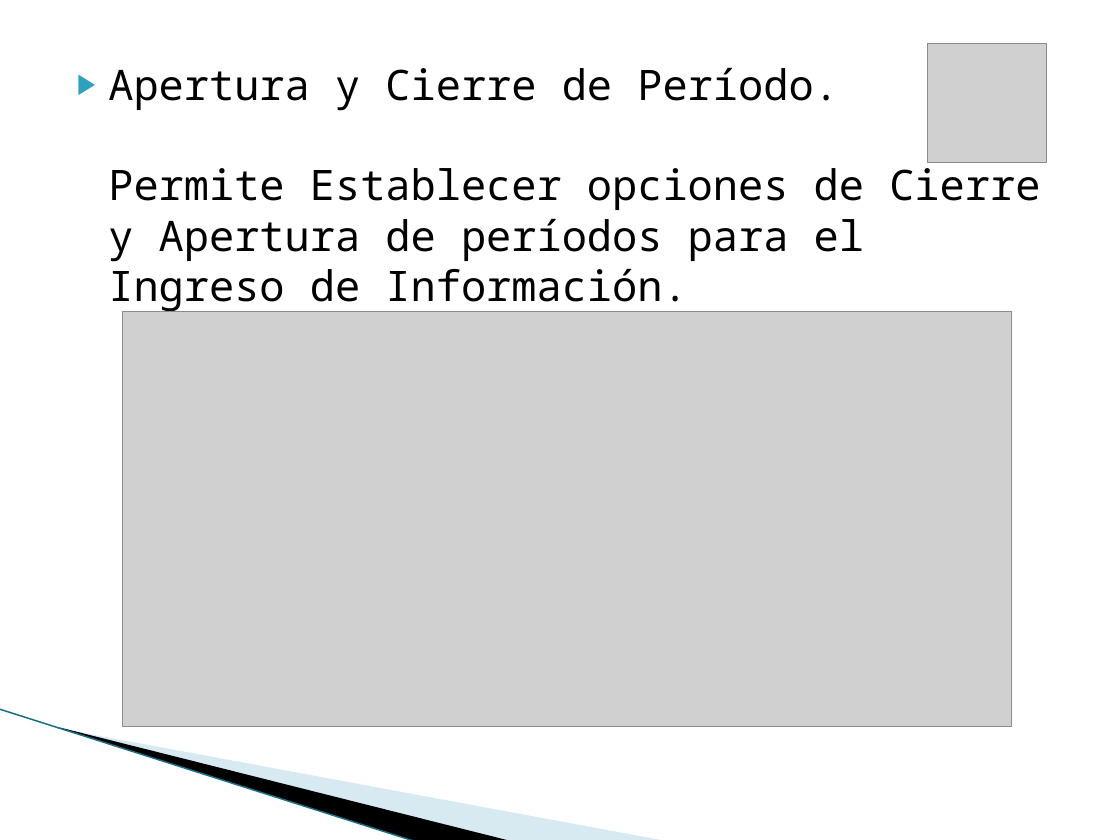
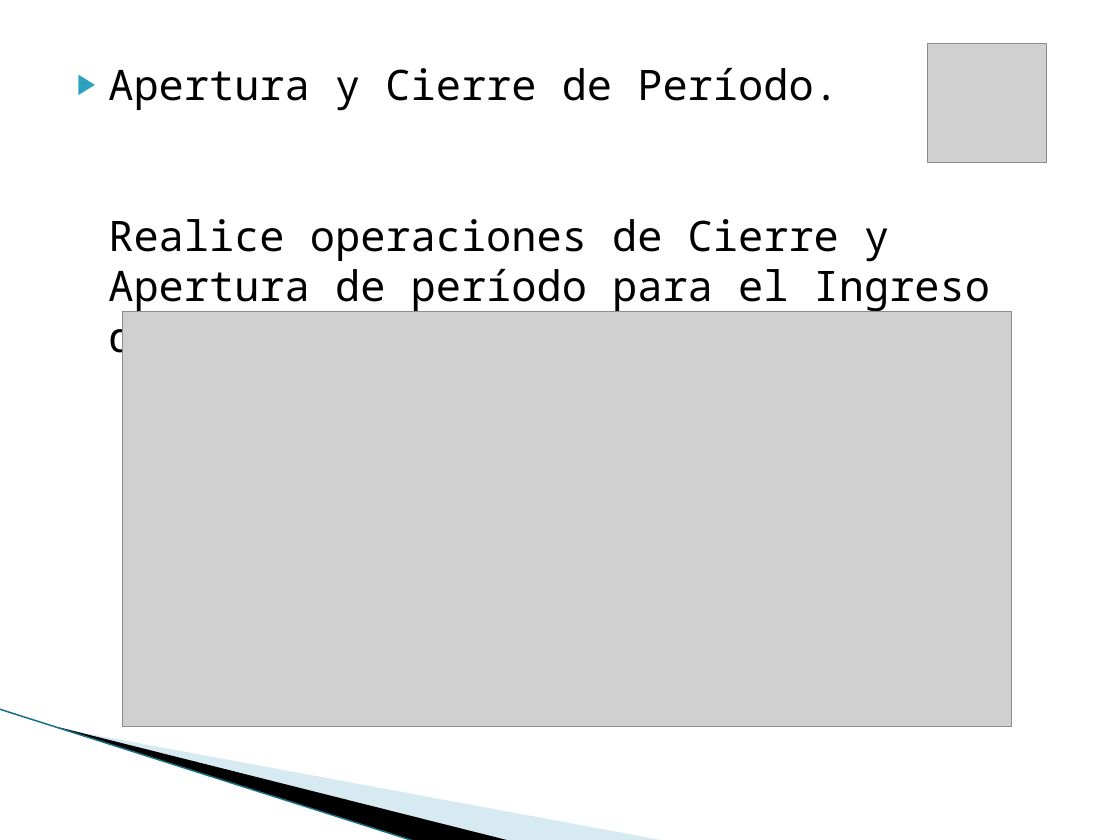
Before and after one commit to vicky1404/rev-ii, a slide deck: slide 15 of docs/comercial/brochure.pptx. Drawn at 1120x840 pixels with LibreOffice and Linux fonts; fonts in the diff are those of the drawing; grey boxes stand for pictures; background and template pictures are left out. Boxes give left, top, right and bottom in pixels: in the first picture for what was removed or moved away, otherwise in the second. Text is boxed around its words. In the diff, an @@ line names an element or a change of style, - is before the commit and + after.

```diff
--- a/docs/comercial/brochure.pptx
+++ b/docs/comercial/brochure.pptx
@@ text at bbox=[108, 67, 990, 364]: text changed @@
-▶ Apertura y Cierre de Período.
-  Permite Establecer opciones de Cierre y Apertura de períodos para el Ingreso de Información.
+▶ Apertura y Cierre de Período.
+  Realice operaciones de Cierre y Apertura de período para el Ingreso de su Información.
```
Also in this commit, not shown: 8 other slides changed.
